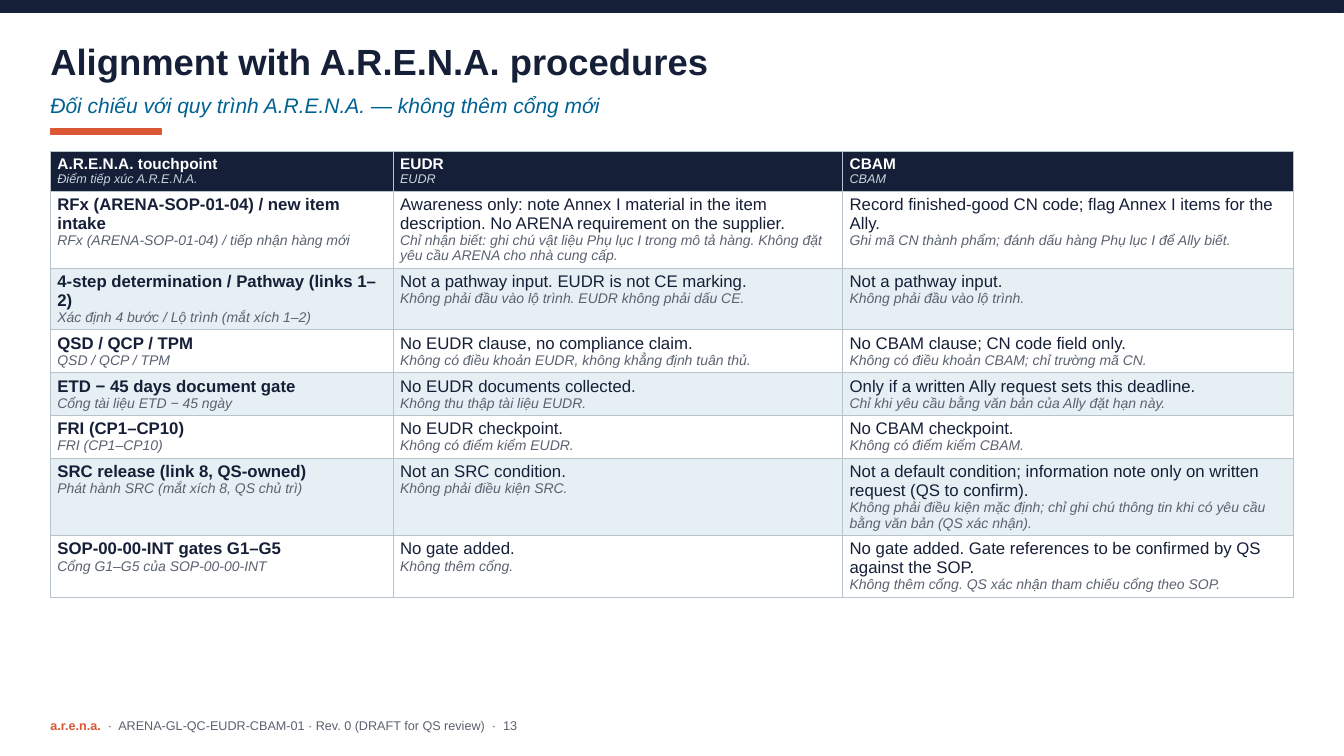
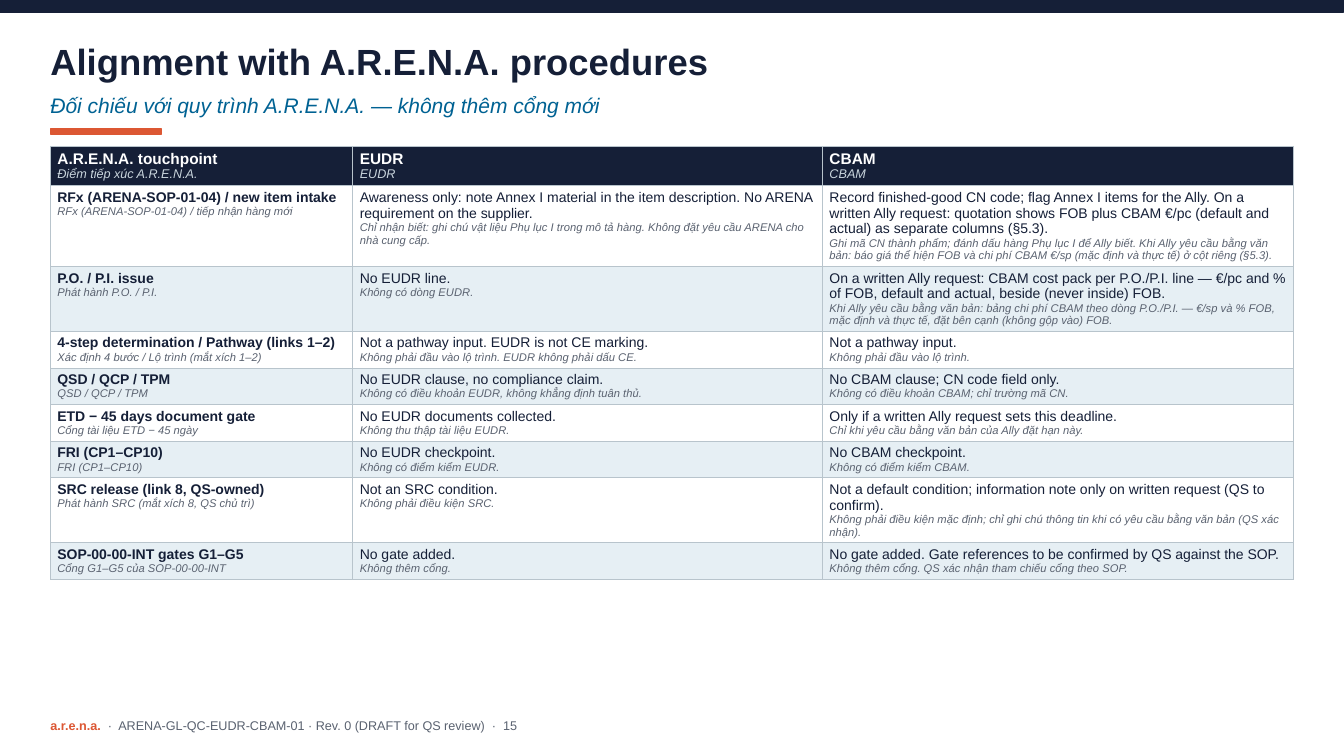
Before and after one commit to lybachbill-max/Bill-creation-2026, a slide deck: slide 15 of docs/eudr-cbam/ARENA-GL-QC-EUDR-CBAM-01_EUDR_CBAM_Training_Deck_Rev0.pptx (slide 13 before the commit). Drawn at 1344x756 pixels with LibreOffice and Linux fonts; fonts in the diff are those of the drawing. Boxes give left, top, right and bottom in pixels: in the first picture for what was removed or moved away, otherwise in the second. Text is boxed around its words. In the diff, an @@ line names an element or a change of style, - is before the commit and + after.

```diff
--- a/docs/eudr-cbam/ARENA-GL-QC-EUDR-CBAM-01_EUDR_CBAM_Training_Deck_Rev0.pptx
+++ b/docs/eudr-cbam/ARENA-GL-QC-EUDR-CBAM-01_EUDR_CBAM_Training_Deck_Rev0.pptx
@@ table at (x1=50, y1=146, x2=1294, y2=579) @@
-row 2: RFx (ARENA-SOP-01-04) / new item intake / RFx (ARENA-SOP-01-04) / tiếp nhận hàng mới | Awareness only: note Annex I material in the item description. No ARENA requirement on the supplier. / Chỉ nhận biết: ghi chú vật liệu Phụ lục I trong mô tả hàng. Không đặt yêu cầu ARENA cho nhà cung cấp. | Record finished-good CN code; flag Annex I items for the Ally. / Ghi mã CN thành phẩm; đánh dấu hàng Phụ lục I để Ally biết.
+row 2: RFx (ARENA-SOP-01-04) / new item intake / RFx (ARENA-SOP-01-04) / tiếp nhận hàng mới | Awareness only: note Annex I material in the item description. No ARENA requirement on the supplier. / Chỉ nhận biết: ghi chú vật liệu Phụ lục I trong mô tả hàng. Không đặt yêu cầu ARENA cho nhà cung cấp. | Record finished-good CN code; flag Annex I items for the Ally. On a written Ally request: quotation shows FOB plus CBAM €/pc (default and actual) as separate columns (§5.3). / Ghi mã CN thành phẩm; đánh dấu hàng Phụ lục I để Ally biết. Khi Ally yêu cầu bằng văn bản: báo giá thể hiện FOB và chi phí CBAM €/sp (mặc định và thực tế) ở cột riêng (§5.3).
+row 3: P.O. / P.I. issue / Phát hành P.O. / P.I. | No EUDR line. / Không có dòng EUDR. | On a written Ally request: CBAM cost pack per P.O./P.I. line — €/pc and % of FOB, default and actual, beside (never inside) FOB. / Khi Ally yêu cầu bằng văn bản: bảng chi phí CBAM theo dòng P.O./P.I. — €/sp và % FOB, mặc định và thực tế, đặt bên cạnh (không gộp vào) FOB.
@@ table resized from (x1=50, y1=151, x2=1294, y2=596) to (x1=50, y1=146, x2=1294, y2=579) @@
@@ text at (x1=50, y1=721, x2=517, y2=733): text changed @@
-a.r.e.n.a. · ARENA-GL-QC-EUDR-CBAM-01 · Rev. 0 (DRAFT for QS review) · 13
+a.r.e.n.a. · ARENA-GL-QC-EUDR-CBAM-01 · Rev. 0 (DRAFT for QS review) · 15
```
Also in this commit, not shown: 5 other slides changed, 2 slides added, 5 other files.
